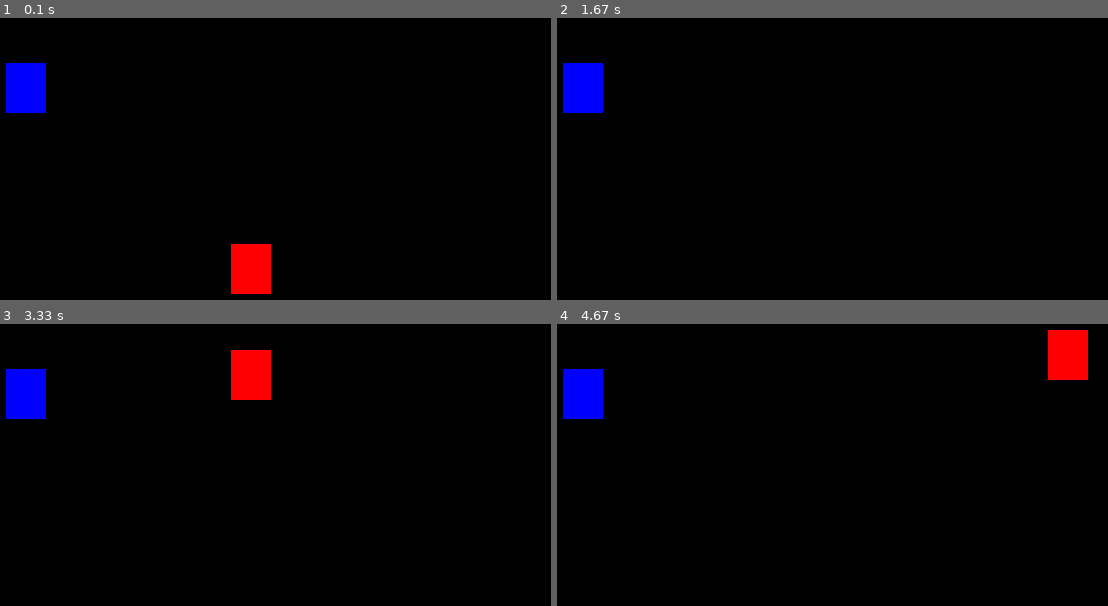
Above: before the commit, frames 1-4 (two rows, left to right).
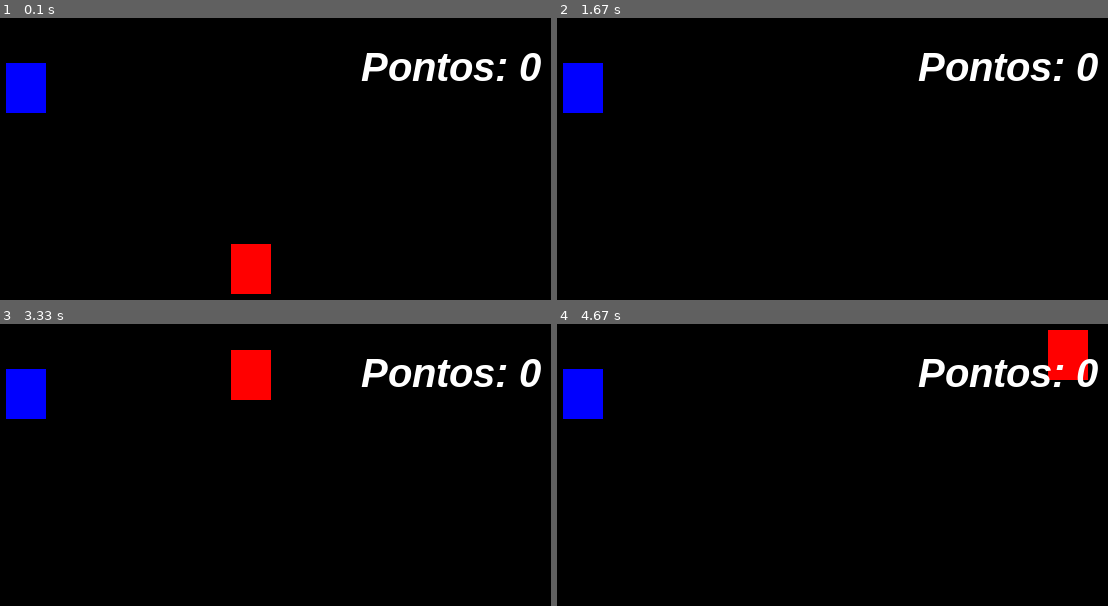
Above: after the commit, the same moments.

Repository: VictorJGB/pygame
Game: pygame game, started from GAME 01.py
Two runs of this game, one before a commit and one after it. Both use one fixed random seed, a clock stepped at 60 frames per second and the inputs below.
Inputs:
- Up to frame 1 (0.1 s): no input
- Up to frame 2 (1.67 s): hold D 0.33-0.8 s; hold W 0.83-1.13 s; hold D 1.17-1.63 s
- Up to frame 3 (3.33 s): hold A 1.67-2.2 s; hold S 2.23-2.53 s; hold A 2.57-2.97 s; hold W from 3 s (still down)
- Up to frame 4 (4.67 s): release W at 3.37 s; hold D 3.4-4.03 s; hold A from 4.47 s (still down)

The runs differ from the first frame. In frame 1, 1.4% of the frame differs, in the area x 65-99%, y 12-23%; in frame 2, 1.4%; in frame 3, 1.4%; in frame 4, 1.4%.

Commit message:
Ultimas mudanças no projeto

Diff:
--- a/GAME 01.py
+++ b/GAME 01.py
@@ -7,11 +7,21 @@
 
 largura = 640
 altura = 480
-x = largura / 2
-y = altura / 2
+x = int(largura / 2)
+y = int(altura / 2)
 
 x_azul = randint(40, 600)
 y_azul = randint(50, 430)
+
+musica_fundo = pygame.mixer.music.load('Github_pygame\sons\BoxCat Games - Epic Song.mp3')
+pygame.mixer.music.play(-1)
+pygame.mixer.music.set_volume(0.2)
+
+som_colisao = pygame.mixer.Sound('Github_pygame\sons\smw_coin.wav')
+som_colisao.set_volume(1.0)
+
+pontos = 0
+fonte = pygame.font.SysFont("arial", 40, True, True)#(FONTE, TAMANHO, NEGRITO, ITALICO)
 
 relogio = pygame.time.Clock()
 tela = pygame.display.set_mode((largura, altura))
@@ -21,6 +31,8 @@
 while True:
     relogio.tick(30)#Controle de FPS
     tela.fill((0,0,0))
+    mensagem = f'Pontos: {pontos}'
+    text0_formatado = fonte.render(mensagem, True, (255,255,255))#(MENSAGEM, SERRILHAMENTO, COR)
     for event in pygame.event.get():
         if event.type == QUIT:
             pygame.quit()
@@ -38,13 +50,10 @@
         '''
     if pygame.key.get_pressed()[K_a]:
         x -= 20
-
     elif pygame.key.get_pressed()[K_d]:
         x += 20
-
     elif pygame.key.get_pressed()[K_s]:
         y += 20
-
     elif pygame.key.get_pressed()[K_w]:
         y -= 20
 
@@ -55,5 +64,8 @@
     if ret_vermelho.colliderect(ret_azul):
         x_azul = randint(40, 600)
         y_azul = randint(50, 430)
+        pontos += 1
+        som_colisao.play()
 
+    tela.blit(text0_formatado, (450, 40))#(TEXTO, POSIÇÃO(x,y)) MOSTRANDO TEXTO NA TELA
     pygame.display.update()
--- /dev/null
+++ b/GAME_Horizontal.py
@@ -0,0 +1,84 @@
+import pygame
+from pygame.locals import *
+from sys import exit
+import os
+
+pygame.init()
+
+LARGURA = 640
+ALTURA = 480
+
+vel_y = 10
+
+rect_vermelho_x = LARGURA
+rect_verde_y = ALTURA - 80
+
+pos_chao = ALTURA - 80
+
+pulo = False
+
+vida = 3
+pontos = 1
+fonte = pygame.font.SysFont('comicsansms', 40, bold=True, italic=False)#VARIÁVEL COM O TIPO DE FONTE
+
+musica_fundo = pygame.mixer.music.load('Github_Pygame\sons\BoxCat Games - Epic Song.mp3')
+pygame.mixer.music.play(-1)
+
+relogio = pygame.time.Clock()
+tela = pygame.display.set_mode((LARGURA,ALTURA))
+pygame.display.set_caption("Jogo Horizontal")
+
+while True:
+    relogio.tick(50)#FPS
+    tela.fill((255,255,255))#PREENCHENDO A COR DA TELA
+
+    #MENSAGENS DA TELA
+    mensg_vida = f'VIDA: {vida}'
+    mensg_pontos = f'PONTOS: {pontos}'
+    texto_vida = fonte.render(mensg_vida, True, (255,0,0))
+    texto_pontos = fonte.render(mensg_pontos, True, (255,0,0))
+
+    rect_verde = pygame.draw.rect(tela, (0,255,0), (40, rect_verde_y, 40, 50))
+    rect_vermelho = pygame.draw.rect(tela, (255,0,0), (rect_vermelho_x, pos_chao, 40, 50))
+
+    for event in pygame.event.get():
+        if event.type == QUIT:
+            pygame.quit()
+            exit()
+
+    #CHECANDO SE O PERSONAGEM ESTÁ COM 0 DE VIDA
+    if vida <= 0:
+            pygame.quit()
+
+    #VARIÁVEL QUE RECEBE O COMANDO DE TECLA PRESSIONADA
+    tecla_pressionada = pygame.key.get_pressed()
+
+    #AÇÃO DO PULO
+    if pulo is False and tecla_pressionada[pygame.K_SPACE]:
+        pulo = True
+    if pulo is True:
+        rect_verde_y -= vel_y*3
+        vel_y -= 1
+        if vel_y < -10:
+            pulo = False
+            vel_y = 10
+
+    #MOVIMENTO DO RETÂNGULO VERMELHO DA DIREITA PRA ESQUERDA
+    rect_vermelho_x -= 10
+
+    if rect_vermelho_x < 0:
+        rect_vermelho_x = LARGURA
+
+    #COLISÃO ENTRE OS RETÂNGULOS VERDE E VERMELHO
+    if rect_vermelho.colliderect(rect_verde):
+            rect_vermelho_x = 640
+            vida -= 1
+    else:
+        pontos += 1
+
+    if pontos == 400:
+        pygame.quit()
+
+    tela.blit(texto_vida, (20,60))
+    tela.blit(texto_pontos, (20,120))
+    pygame.display.update()
Not shown, added: sons/BoxCat Games - Epic Song.mp3
Not shown, added: sons/smw_coin.wav
